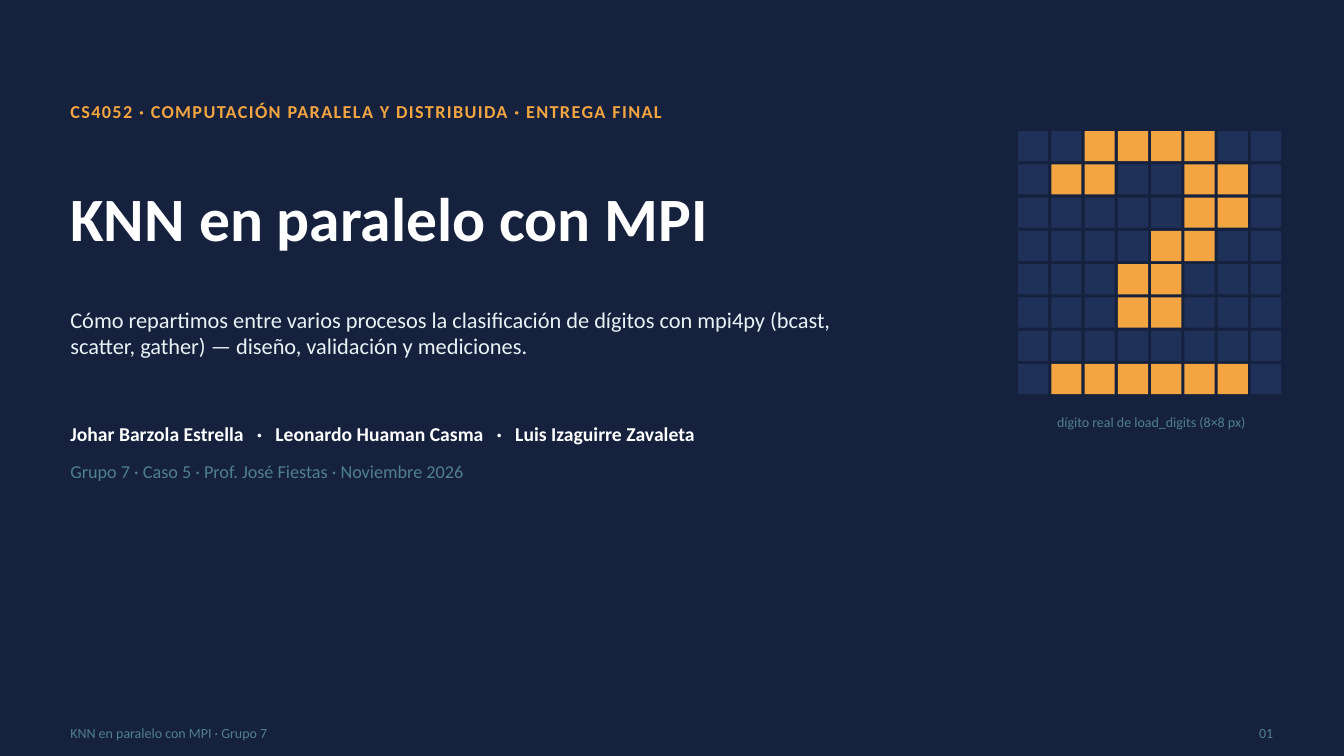
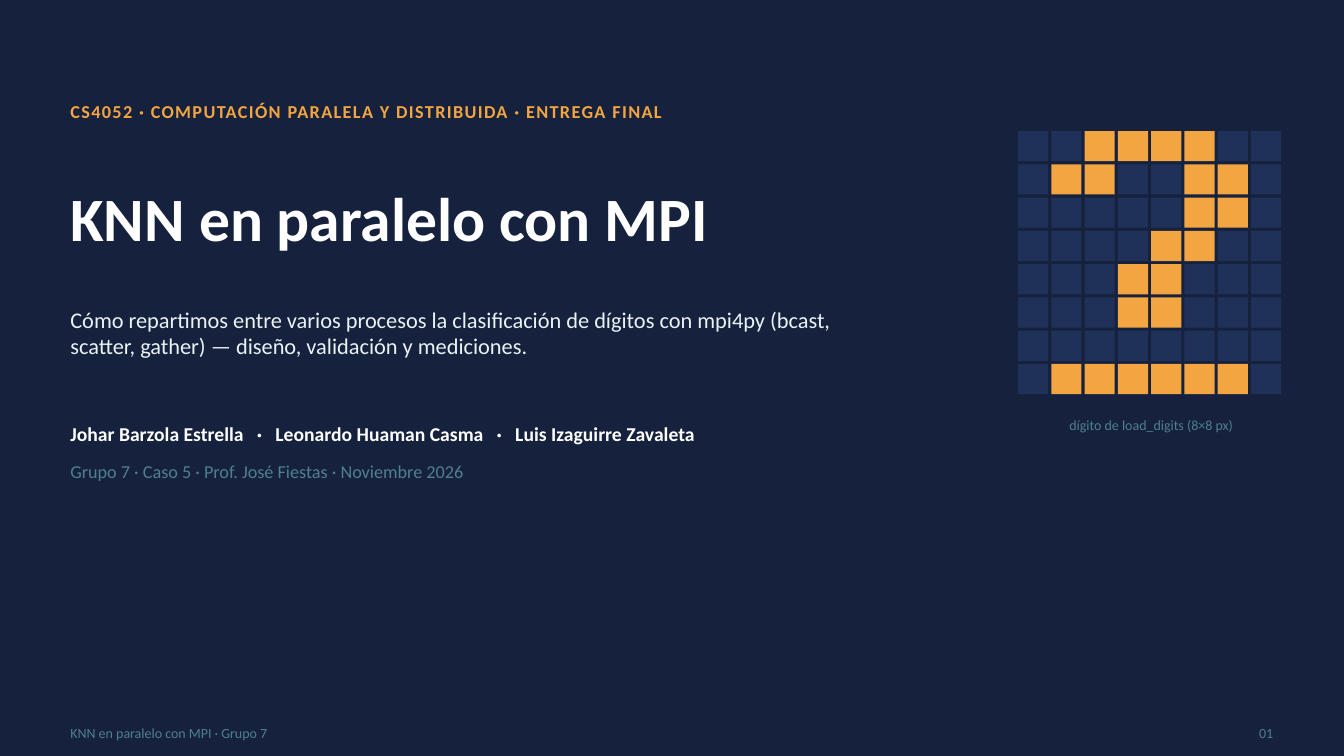
Before and after one commit to LuisIZ/Proyecto_CPD, a slide deck: slide 1 of docs/presentation/Presentacion-Entrega-Final.pptx. Drawn at 1344x756 pixels with LibreOffice and Linux fonts; fonts in the diff are those of the drawing. Boxes give left, top, right and bottom in pixels: in the first picture for what was removed or moved away, otherwise in the second. Text is boxed around its words. In the diff, an @@ line names an element or a change of style, - is before the commit and + after.

```diff
--- a/docs/presentation/Presentacion-Entrega-Final.pptx
+++ b/docs/presentation/Presentacion-Entrega-Final.pptx
@@ text at (1069,420,1233,432): text changed @@
-dígito real de load_digits (8×8 px)
+dígito de load_digits (8×8 px)
```
Also in this commit, not shown: 12 other slides changed, 7 slides added, 2 slides removed, 2 other files.
